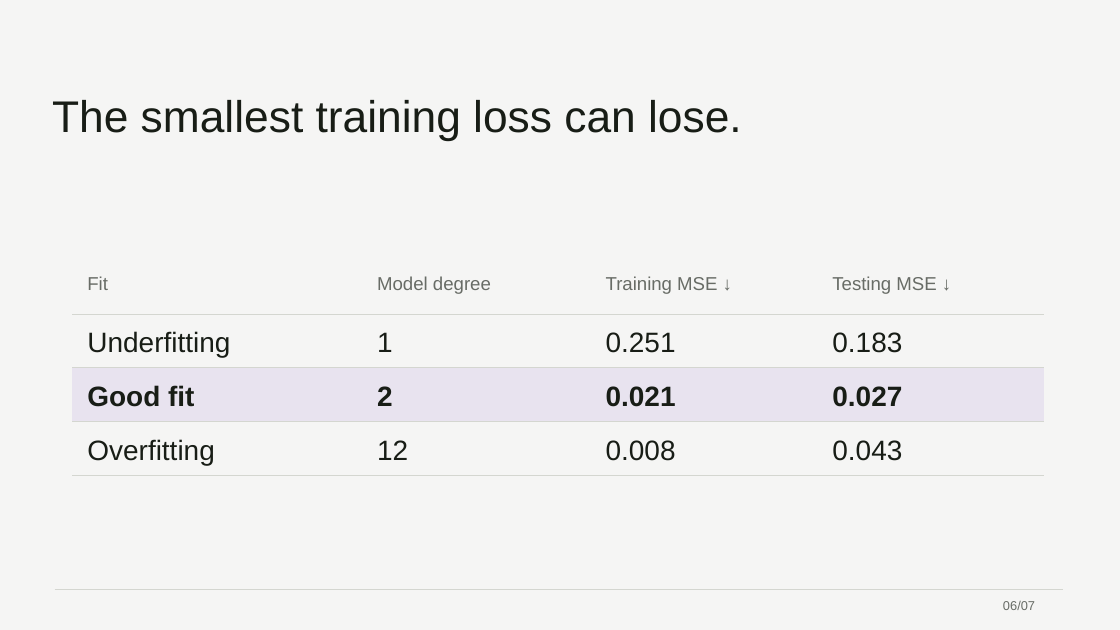
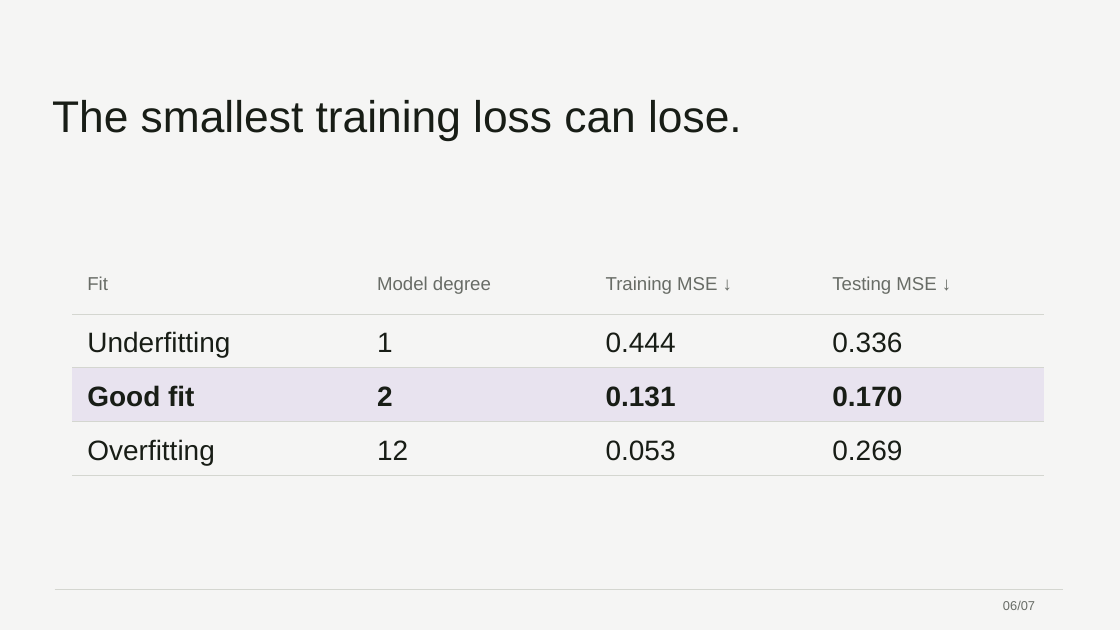
Before and after one commit to 0xABAN/classes, a slide deck: slide 6 of cmpsc-448/presentation/bias-variance-tradeoff.pptx. Drawn at 1120x630 pixels with LibreOffice and Linux fonts; fonts in the diff are those of the drawing. Boxes give left, top, right and bottom in pixels: in the first picture for what was removed or moved away, otherwise in the second. Text is boxed around its words. In the diff, an @@ line names an element or a change of style, - is before the commit and + after.

```diff
--- a/cmpsc-448/presentation/bias-variance-tradeoff.pptx
+++ b/cmpsc-448/presentation/bias-variance-tradeoff.pptx
@@ table at <box>72,260,1044,475</box> @@
-row 2, column 3: 0.251
+row 2, column 3: 0.444
-row 2, column 4: 0.183
+row 2, column 4: 0.336
-row 3, column 3: 0.021
+row 3, column 3: 0.131
-row 3, column 4: 0.027
+row 3, column 4: 0.170
-row 4, column 3: 0.008
+row 4, column 3: 0.053
-row 4, column 4: 0.043
+row 4, column 4: 0.269
```
Also in this commit, not shown: 4 other slides changed, 3 other files.
